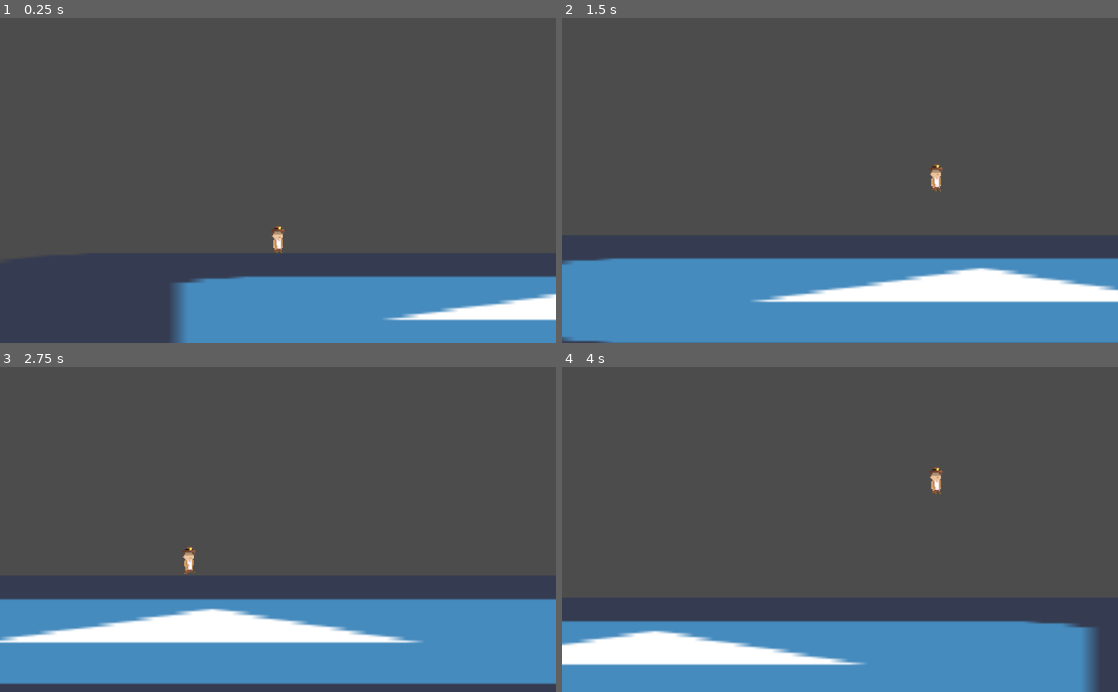
Above: before the commit, frames 1-4 (two rows, left to right).
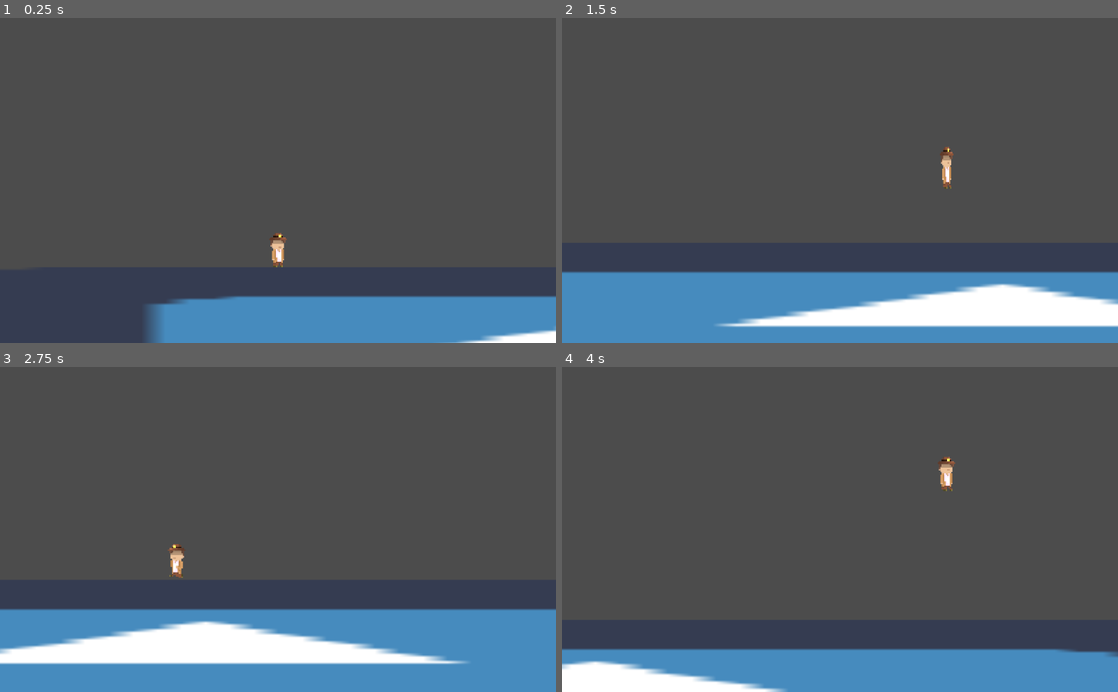
Above: after the commit, the same moments.

Repository: Spiderpat12/OmarDev1
Game: Godot game, scene res://Game.tscn
Two runs of this game, one before a commit and one after it. Both use one fixed random seed, a clock stepped at 60 frames per second and the inputs below. The project has no main scene, so this scene is started directly. The engine's default icon, where the game draws it, is replaced by a stand-in: a white triangle on a blue panel in a dark square.
Inputs:
- Up to frame 1 (0.25 s): no input
- Up to frame 2 (1.5 s): hold Right (ui_right) from 0.53 s (still down); tap Up (ui_up) at 0.6, 0.77, 1.07, 1.35 s
- Up to frame 3 (2.75 s): tap Up (ui_up) at 1.52, 1.82, 2.1 s; release Right (ui_right) at 2.03 s; hold Left (ui_left) from 2.03 s (still down)
- Up to frame 4 (4 s): release Left (ui_left) at 2.78 s; hold Right (ui_right) from 2.78 s (still down); tap Up (ui_up) at 2.85, 3.02, 3.32, 3.6, 3.77 s

The runs differ from the first frame. In frame 1, 7.3% of the frame differs, in the area x 26-100%, y 63-100%; in frame 2, 13%; in frame 3, 15%, in the area x 0-100%, y 54-100%; in frame 4, 14%.
Error before the commit: Invalid get index 'scale' (on base: 'null instance'). (res://scripts/Player.gd:54)

Commit message:
12

Diff:
--- a/project_whith_rayan/Sene/Player.tscn
+++ b/project_whith_rayan/Sene/Player.tscn
@@ -192,7 +192,7 @@
 
 [node name="Camera2D" type="Camera2D" parent="."]
 current = true
-zoom = Vector2( 0.5, 0.5 )
+zoom = Vector2( 0.4, 0.4 )
 process_mode = 0
 drag_margin_h_enabled = true
 drag_margin_v_enabled = true
--- a/project_whith_rayan/scripts/Player.gd
+++ b/project_whith_rayan/scripts/Player.gd
@@ -16,7 +16,7 @@
 var jump_count = 0
 var can_jump : bool = true
 
-onready var chapters : int = 3
+onready var chapters : int = 2
 onready var jump_velocity : float = ((2.0 * jump_height) / jump_time_to_peak) * -1.0
 onready var jump_gravity : float = ((-2.0 * jump_height) / (jump_time_to_peak * jump_time_to_peak))* -1.0
 onready var fall_gravity : float = ((-2.0 * jump_height) / (jump_time_to_peak * jump_time_to_descent))* -1.0
@@ -49,9 +49,9 @@
 
 func flip() -> void:
 	if motion.x < 0:
-		$Sprite.scale.x = -1
+		$Squish/Sprite.scale.x = -1
 	if motion.x > 0:
-		$Sprite.scale.x = 1
+		$Squish/Sprite.scale.x = 1
 
 
 
@@ -76,7 +76,9 @@
 				2:
 					motion.y = jump_velocity
 					jump_count += 1
+					JumpSquish()
 				3:
+					JumpSquish()
 					motion.y = jump_velocity
 					jump_count += 1
 	if is_on_floor() && jump_count != 0:
